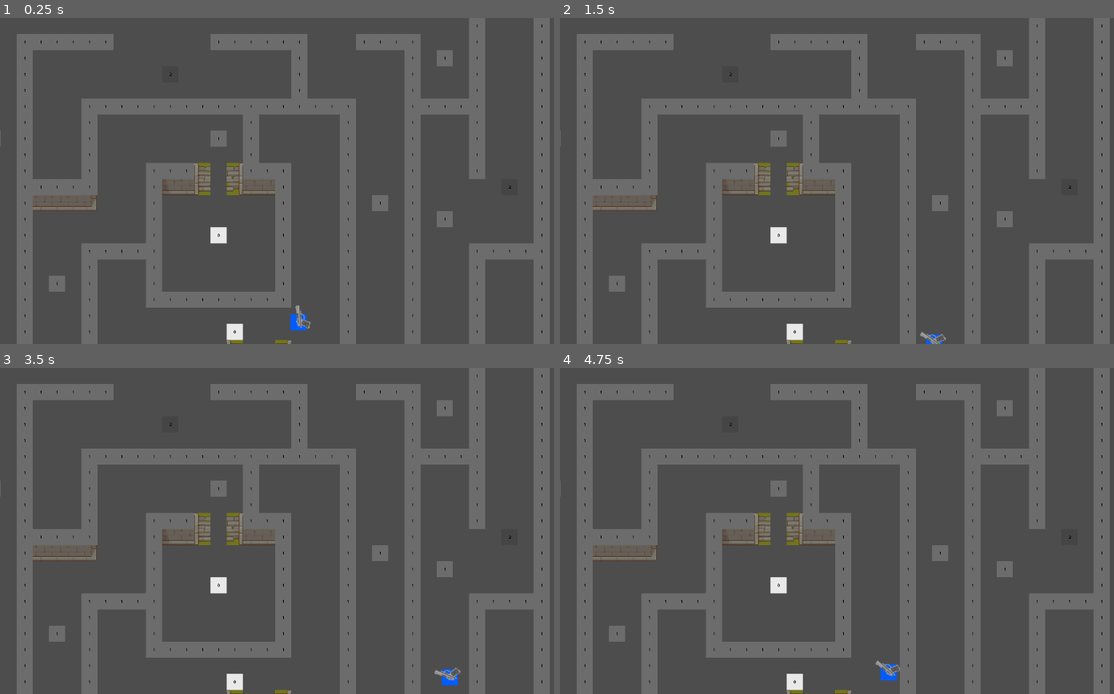
Above: before the commit, frames 1-4 (two rows, left to right).
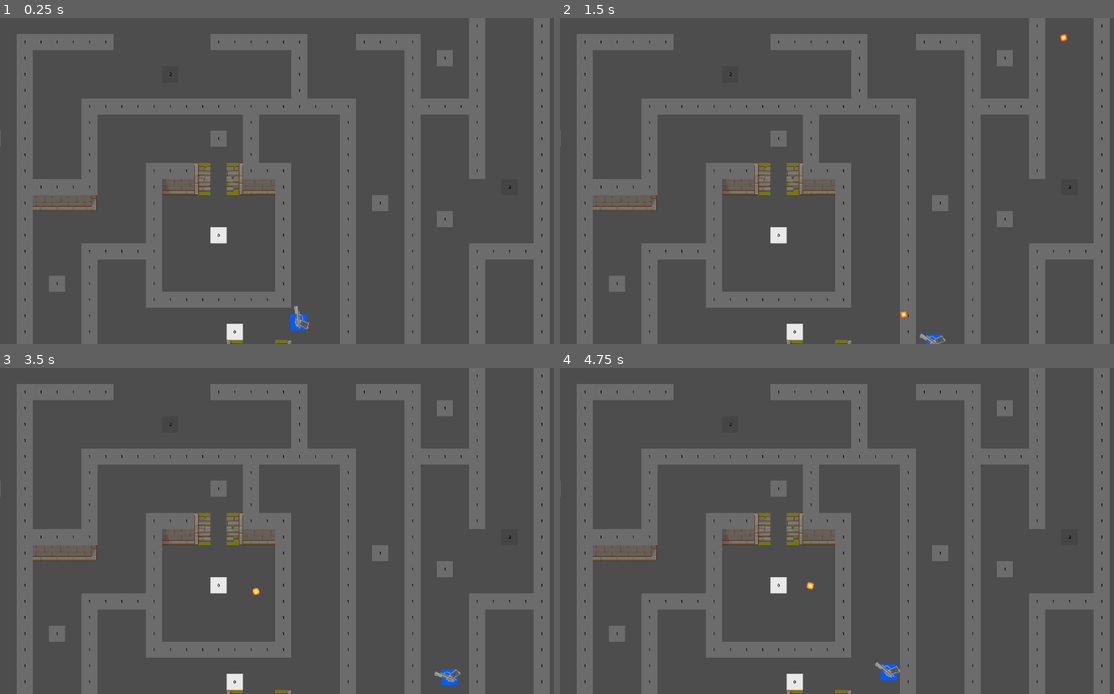
Above: after the commit, the same moments.

Repository: zhan-frshnn/project-vektor
Game: Godot game, scene res://main.tscn
The game is run twice, just before and just after one commit, with the same random seed, the same clock (stepped at 60 frames per second) and the same inputs.
Inputs (mouse positions are in pixels of both pictures, inside the frame that each line leads up to):
- Up to frame 1 (0.25 s): no input
- Up to frame 2 (1.5 s): tap Enter at 0.5 s; move the mouse to (981, 164) at 0.52 s; hold Right (move_right) 0.53-1.28 s; click (981, 164) at 0.67 s; move the mouse to (731, 197) at 1.27 s; hold Down (move_down) from 1.28 s (still down); click (731, 197) at 1.42 s
- Up to frame 3 (3.5 s): move the mouse to (349, 459) at 2.02 s; release Down (move_down) at 2.03 s; hold Right (move_right) 2.03-2.78 s; click (349, 459) at 2.17 s; move the mouse to (260, 596) at 2.77 s; hold Up (move_up) from 2.78 s (still down); click (260, 596) at 2.92 s
- Up to frame 4 (4.75 s): move the mouse to (1025, 579) at 3.52 s; release Up (move_up) at 3.53 s; hold Left (move_left) from 3.53 s (still down); click (1025, 579) at 3.67 s; move the mouse to (676, 482) at 4.27 s; click (676, 482) at 4.42 s

The runs differ from the first frame. In frame 1, 0.1% of the frame differs, in the area x 53-56%, y 88-96%; in frame 2, 0.1%, in the area x 61-92%, y 4-100%; in frame 3, 0.1%; in frame 4, 0.1%.

Commit message:
memperbaiki bug senjata

Diff:
--- /dev/null
+++ b/learning-godot/PeluruApi.gd
@@ -0,0 +1,15 @@
+extends Area2D
+
+# Kecepatan lari peluru (huruf kecil semua)
+@export var speed: float = 800.0
+
+func _process(delta):
+	# Mengambil arah depan peluru
+	var arah = Vector2.RIGHT.rotated(rotation)
+
+	# PENTING: Perhatikan tanda += dan perkalian dengan delta
+	position += arah * speed * delta
+
+# Fungsi untuk menghapus peluru saat keluar layar (pastikan sinyalnya sudah terhubung)
+func _on_visible_on_screen_notifier_2d_screen_exited():
+	queue_free()
--- /dev/null
+++ b/learning-godot/peluru_api.gd
@@ -0,0 +1,15 @@
+extends Area2D
+
+# Kecepatan lari peluru (huruf kecil semua)
+@export var speed: float = 800.0
+
+func _process(delta):
+	# Mengambil arah depan peluru
+	var arah = Vector2.RIGHT.rotated(rotation)
+
+	# PENTING: Perhatikan tanda += dan perkalian dengan delta
+	position += arah * speed * delta
+
+# Fungsi untuk menghapus peluru saat keluar layar (pastikan sinyalnya sudah terhubung)
+func _on_visible_on_screen_notifier_2d_screen_exited():
+	queue_free()
--- /dev/null
+++ b/learning-godot/peluru_api.tscn
@@ -0,0 +1,58 @@
+[gd_scene format=3 uid="uid://bwuo7fslti7w5"]
+
+[ext_resource type="Script" uid="uid://dgsqdjckf3tj5" path="res://peluru_api.gd" id="1_daid6"]
+[ext_resource type="Texture2D" uid="uid://7ryglts6wcoq" path="res://asset/weapon_effect/shot_round.png" id="1_hkexe"]
+
+[sub_resource type="AtlasTexture" id="AtlasTexture_daid6"]
+atlas = ExtResource("1_hkexe")
+region = Rect2(0, 16, 16, 16)
+
+[sub_resource type="AtlasTexture" id="AtlasTexture_d8e21"]
+atlas = ExtResource("1_hkexe")
+region = Rect2(16, 16, 16, 16)
+
+[sub_resource type="AtlasTexture" id="AtlasTexture_jljf0"]
+atlas = ExtResource("1_hkexe")
+region = Rect2(32, 16, 16, 16)
+
+[sub_resource type="AtlasTexture" id="AtlasTexture_0g8j3"]
+atlas = ExtResource("1_hkexe")
+region = Rect2(48, 16, 16, 16)
+
+[sub_resource type="SpriteFrames" id="SpriteFrames_db8y6"]
+animations = [{
+"frames": [{
+"duration": 1.0,
+"texture": SubResource("AtlasTexture_daid6")
+}, {
+"duration": 1.0,
+"texture": SubResource("AtlasTexture_d8e21")
+}, {
+"duration": 1.0,
+"texture": SubResource("AtlasTexture_jljf0")
+}, {
+"duration": 1.0,
+"texture": SubResource("AtlasTexture_0g8j3")
+}],
+"loop": true,
+"name": &"default",
+"speed": 5.0
+}, {
+"frames": [],
+"loop": true,
+"name": &"new_animation",
+"speed": 5.0
+}]
+
+[node name="PeluruApi" type="Area2D" unique_id=543294342]
+z_index = 10
+script = ExtResource("1_daid6")
+
+[node name="AnimatedSprite2D" type="AnimatedSprite2D" parent="." unique_id=2132770906]
+position = Vector2(-2, 1)
+scale = Vector2(2.375, 2.25)
+sprite_frames = SubResource("SpriteFrames_db8y6")
+autoplay = "default"
+frame_progress = 0.67422473
+
+[node name="CollisionShape2D" type="CollisionShape2D" parent="." unique_id=601807487]
--- a/learning-godot/senjata.gd
+++ b/learning-godot/senjata.gd
@@ -1,8 +1,32 @@
 extends Node2D
 
-func _process(delta):
-	# Mencari tahu di mana posisi kursor mouse berada di layar
-	var posisi_mouse = get_global_mouse_position()
+# Variabel untuk menampung file peluru
+@export var peluru_scene: PackedScene
 
-	# Memutar senjata agar menghadap ke arah mouse
-	look_at(posisi_mouse)
+func _process(_delta):
+	# 1. Membuat senjata selalu membidik ke arah kursor mouse
+	look_at(get_global_mouse_position())
+
+	# 2. Jika klik kiri ditekan, jalankan fungsi tembak()
+	if Input.is_mouse_button_pressed(MOUSE_BUTTON_LEFT):
+		tembak()
+
+func tembak():
+	# 3. Cek apakah pistol sudah bisa menembak (cooldown selesai)
+	if $TimerTembak.is_stopped():
+
+		# 4. Memastikan file peluru sudah kamu masukkan di Inspector
+		if peluru_scene != null:
+			var peluru = peluru_scene.instantiate()
+
+			# PENTING: Posisi muncul peluru diletakkan di ujung laras, BUKAN di mouse
+			peluru.global_position = $TitikTembak.global_position
+			peluru.rotation = global_rotation
+
+			# Lepaskan peluru ke dalam dunia game
+			get_tree().current_scene.add_child(peluru)
+
+			# Mulai ulang timer agar ada jeda sebelum peluru berikutnya
+			$TimerTembak.start()
+		else:
+			print("PERINGATAN: Kamu belum memasukkan file peluru_api.tscn ke kolom Inspector Senjata!")
--- a/learning-godot/senjata.tscn
+++ b/learning-godot/senjata.tscn
@@ -2,15 +2,23 @@
 
 [ext_resource type="Texture2D" uid="uid://bh2p48i7g7l6f" path="res://asset/Weapon/GUN_01_[square_frame]_01_V1.00.png" id="1_uflv4"]
 [ext_resource type="Script" uid="uid://bsimcltvcgjx4" path="res://senjata.gd" id="1_vhb2g"]
+[ext_resource type="PackedScene" uid="uid://bwuo7fslti7w5" path="res://peluru_api.tscn" id="2_vq72m"]
 
 [node name="Senjata" type="Node2D" unique_id=205472675]
+z_index = 10
 position = Vector2(399, 255)
 script = ExtResource("1_vhb2g")
+peluru_scene = ExtResource("2_vq72m")
 
 [node name="Sprite2D" type="Sprite2D" parent="." unique_id=235513062]
-position = Vector2(9.999985, 3)
+position = Vector2(8.999985, 0)
 scale = Vector2(1.6796879, 1.5234374)
 texture = ExtResource("1_uflv4")
 
-[node name="Titik Tembak" type="Marker2D" parent="." unique_id=1805121415]
-position = Vector2(299, 29)
+[node name="TitikTembak" type="Marker2D" parent="." unique_id=1534087637]
+z_index = 5
+position = Vector2(40, 0)
+
+[node name="TimerTembak" type="Timer" parent="." unique_id=1450312531]
+wait_time = 0.2
+one_shot = true
Not shown, added: learning-godot/PeluruApi.gd.uid
Binary file added: learning-godot/asset/weapon_effect/shot_round.png
Not shown, added: learning-godot/asset/weapon_effect/shot_round.png.import
Not shown, added: learning-godot/peluru_api.gd.uid
